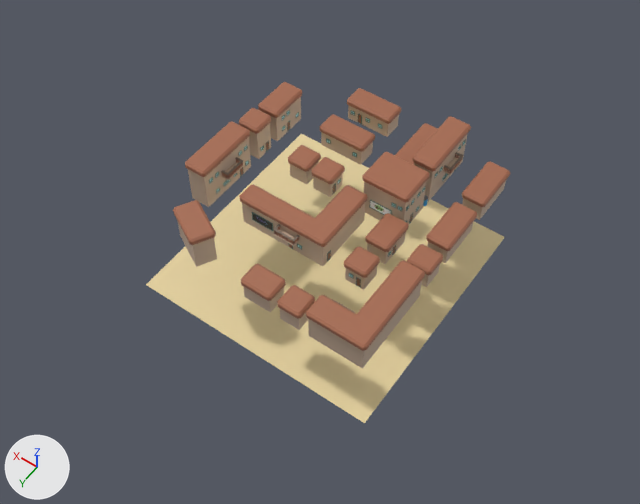
The glTF model Objects/Level_1/Level_1.gltf: old version first, new version second.
Rendered twice from a 50 mm lens placed at (-39.8, 113.2, 126.8), pointed at (21.3, 27.7, -7.6). Every picture has the same lights, and +X, +Y and +Z are marked at lower left. Where no turn or scale is listed for an object, it has been applied to the vertices.

Before the edit, the objects in view are built like this:
```python
me_cube = bpy.data.meshes.new('Cube')
me_cube.from_pydata(...)  # a box spanning x -1.0..1.0, y -1.0..1.0, z -1.0..1.0
me_cube.materials.append(mat_floormaterial)  # beige #e7d39f
me_roof_002 = bpy.data.meshes.new('Roof.002')
me_roof_002.from_pydata(...)  # 32 vertices, 60 faces; spans x -2.43..2.43, y -4.95..2.43, z -0.4..0.76
me_roof_002.materials.append(mat_roofmat)  # brown #a76b50
me_roof_007 = bpy.data.meshes.new('Roof.007')
me_roof_007.from_pydata(...)  # 24 vertices, 44 faces; spans x -2.43..2.43, y -2.43..2.43, z -0.4..0.76
me_roof_007.materials.append(mat_roofmat)  # brown #a76b50
ob_floor = bpy.data.objects.new('Floor', me_cube)
ob_floor.location = (22.8, 22.4, -17.0)
ob_floor.scale = (26.3, 26.3, 0.05)
ob_roof_006 = bpy.data.objects.new('Roof.006', me_roof_002)
ob_roof_006.location = (8.7, 26.1, 4.4)
ob_roof_007 = bpy.data.objects.new('Roof.007', me_roof_007)
ob_roof_007.location = (8.7, 32.9, 4.4)
# also in view: 'Roof.009' at (12.6, 16.4, 9.3); 'Base.004' at (0.0, 39.3, 3.4); 'Base.014' at (26.5, 33.2, 3.4); 'Roof.013' at (36.4, 44.5, 7.3); 'Roof.011' at (19.9, 46.3, 4.6)
```
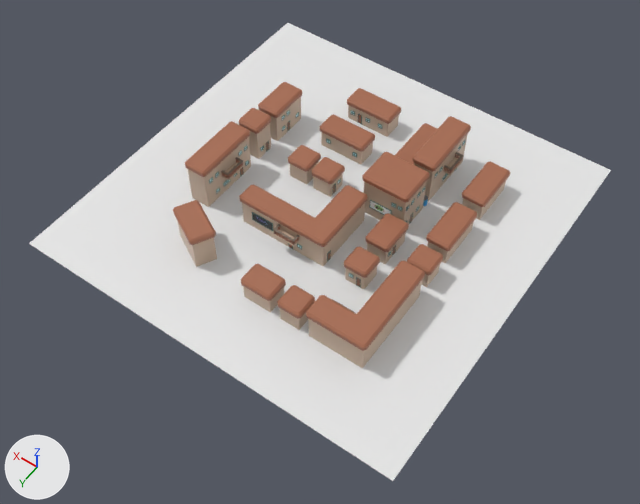
Boxes (x1, y1, x2, y2) around the edits, measured in the pictures (640 x 504 px):
'Floor', recoloured, moved, rescaled (62% wider, 58% taller): before (146, 134, 505, 423); after (29, 23, 611, 481)

The change in detail:
me_cube has 8 vertices, 12 faces and spans x -1.0..1.0, y -1.0..1.0, z -1.0..1.0.
me_cube no longer uses material mat_floormaterial (beige #e7d39f).
Object 'Floor' (ob_floor) moves from (22.8, 22.4, -17.0) to (22.8, 22.4, -0.1).
Object 'Floor' (ob_floor) is rescaled from (26.3, 26.3, 0.05) to (39.4, 39.4, 0.075).
